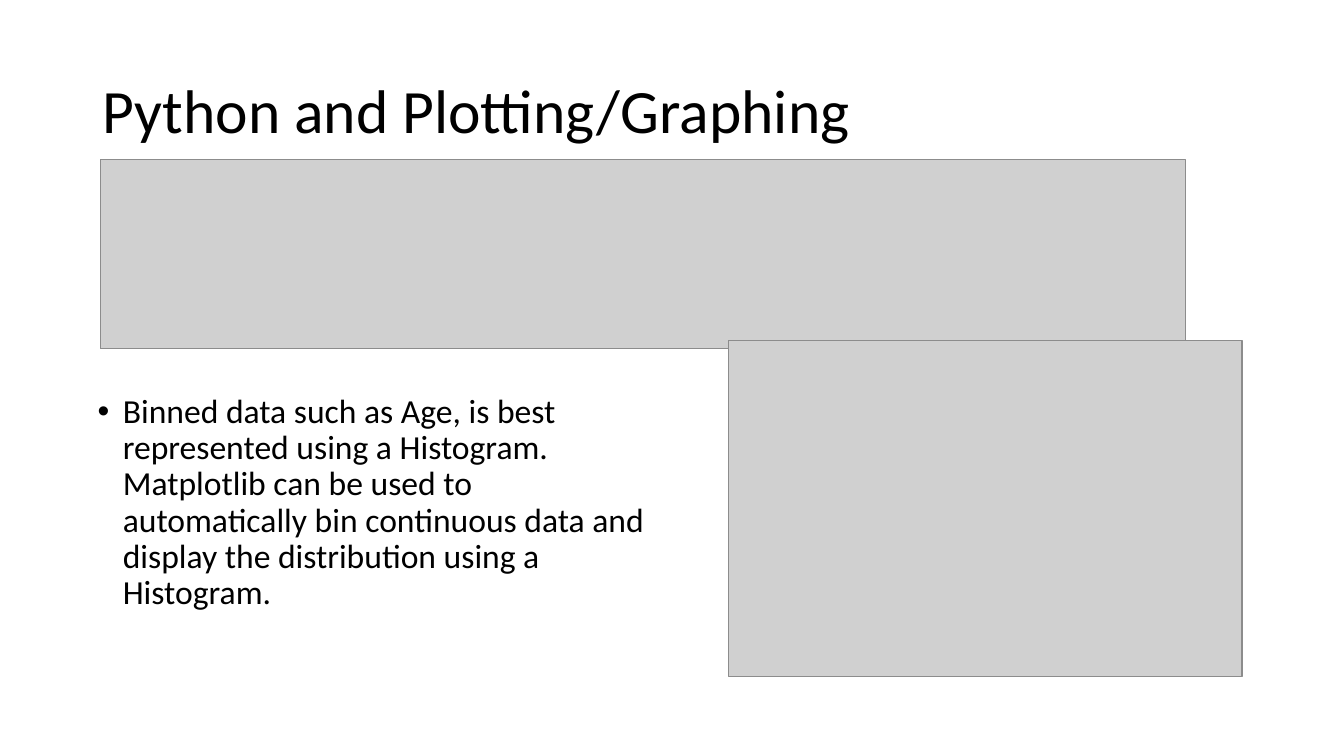
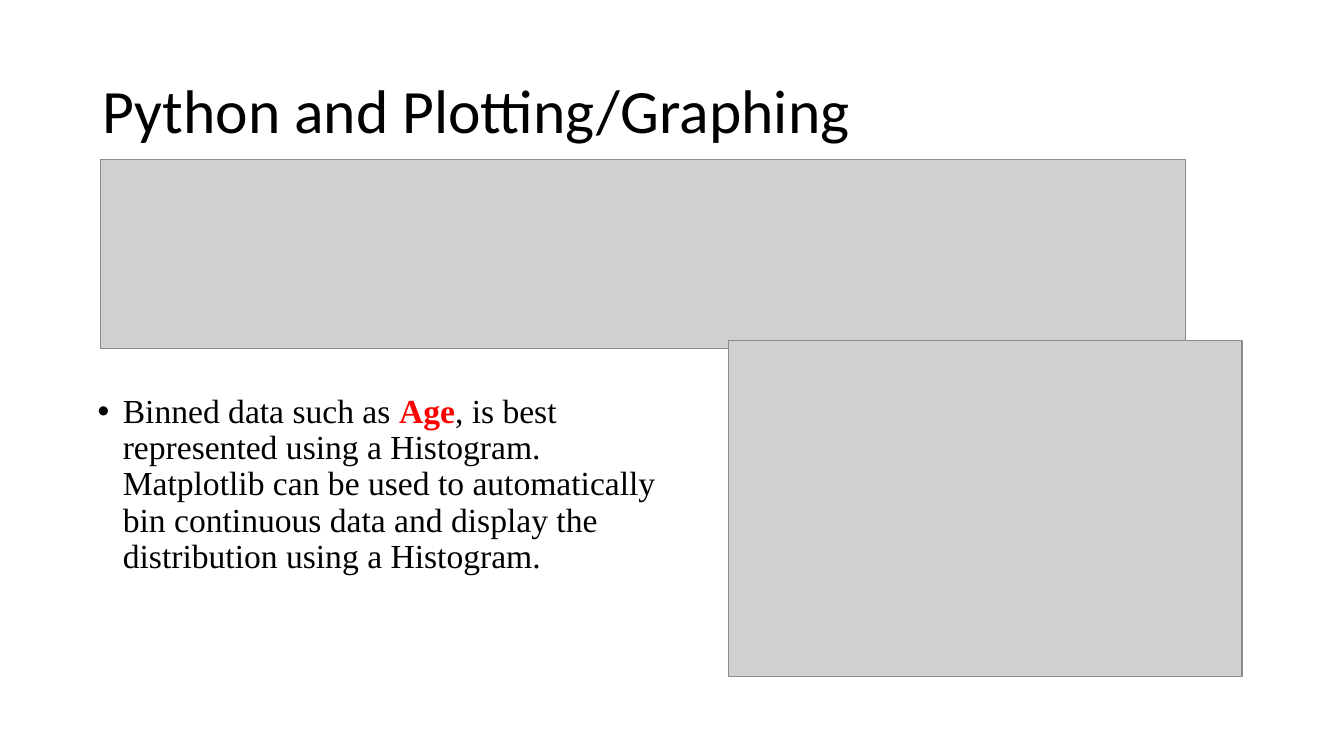
Before and after one commit to ndeshpa/Bootcamp, a slide deck: slide 7 of Lab/DataVisualization/PythonLabPlots.pptx. Drawn at 1344x756 pixels with LibreOffice and Linux fonts; fonts in the diff are those of the drawing; grey boxes stand for pictures. Boxes give left, top, right and bottom in pixels: in the first picture for what was removed or moved away, otherwise in the second. Text is boxed around its words. In the diff, an @@ line names an element or a change of style, - is before the commit and + after.

Commit message:
Formatting changes

```diff
--- a/Lab/DataVisualization/PythonLabPlots.pptx
+++ b/Lab/DataVisualization/PythonLabPlots.pptx
@@ text "Binned data such as Age, ..." at box(123, 399, 656, 575): font Calibri to Times New Roman; text colour #000000 to #FF0000, bold on in "Age," @@
```
Also in this commit, not shown: 9 other slides changed.
